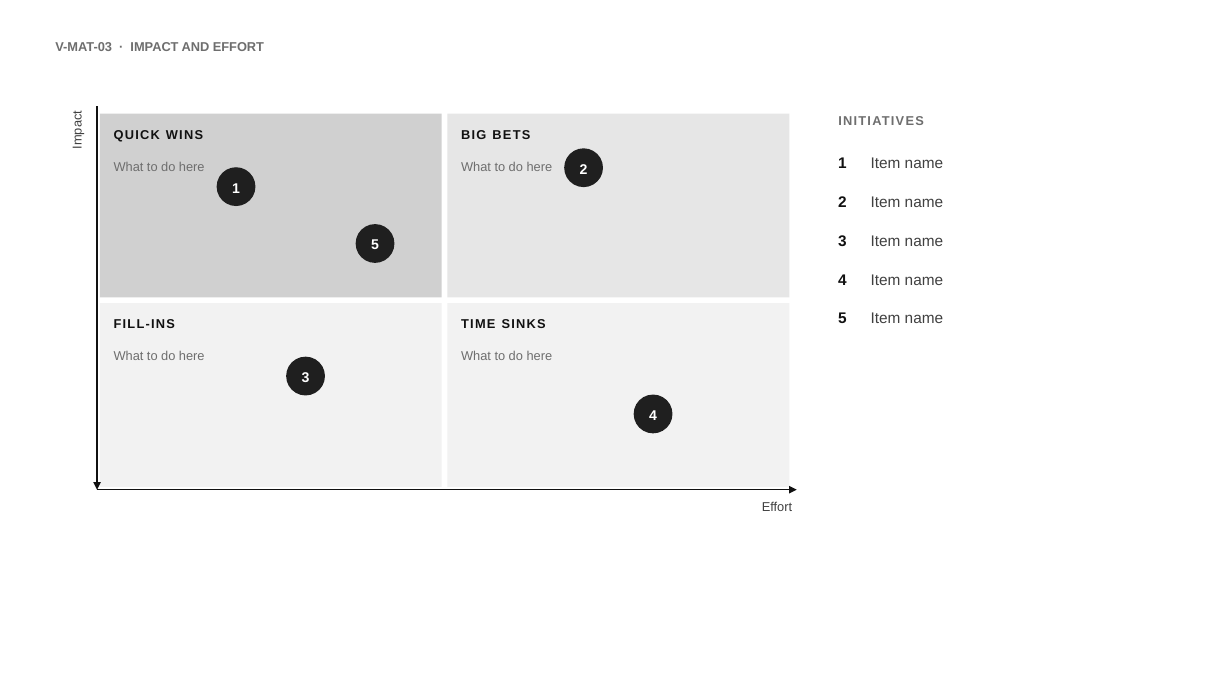
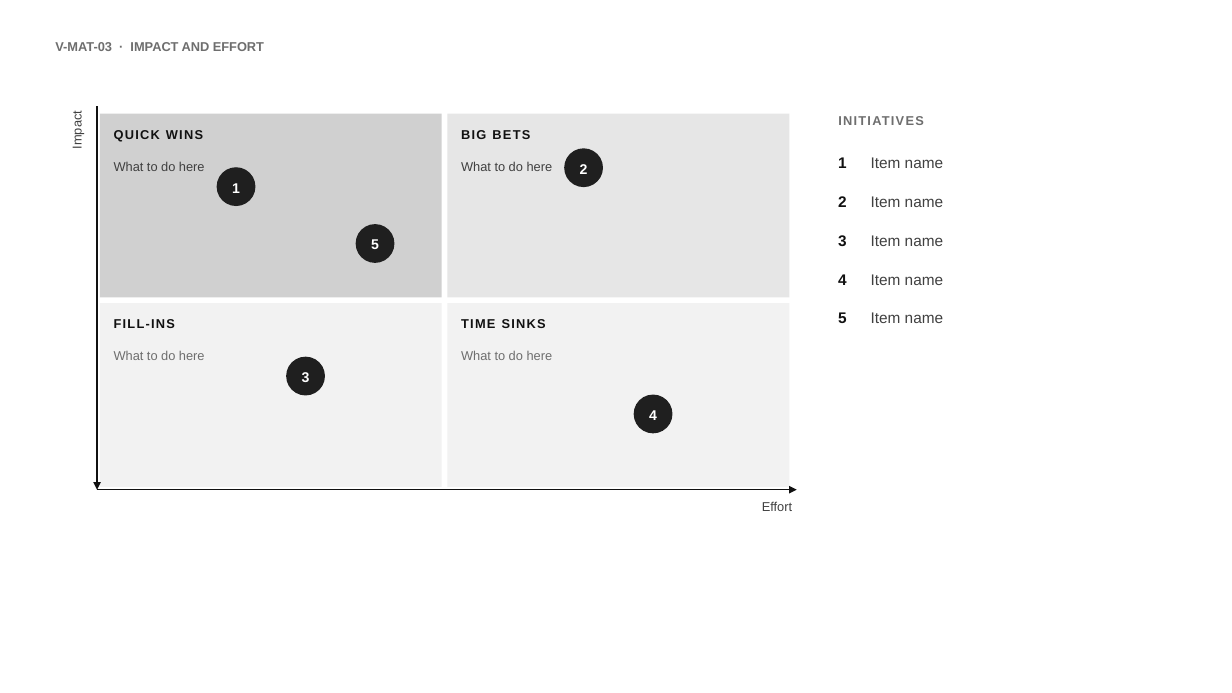
Before and after one commit to MaximeRumpler/Make_Clean_PPTX, a slide deck: slide 31 of skills/make-clean-pptx/assets/visuals.pptx. Drawn at 1232x693 pixels with LibreOffice and Linux fonts; fonts in the diff are those of the drawing. Boxes give left, top, right and bottom in pixels: in the first picture for what was removed or moved away, otherwise in the second. Text is boxed around its words. In the diff, an @@ line names an element or a change of style, - is before the commit and + after.

```diff
--- a/skills/make-clean-pptx/assets/visuals.pptx
+++ b/skills/make-clean-pptx/assets/visuals.pptx
@@ text "What to do here" at (114, 162, 205, 171): text colour #6E6E6E to #404040 @@
@@ text "What to do here" at (461, 161, 553, 171): text colour #6E6E6E to #404040 @@
```
Also in this commit, not shown: 3 other slides changed, 23 other files.
